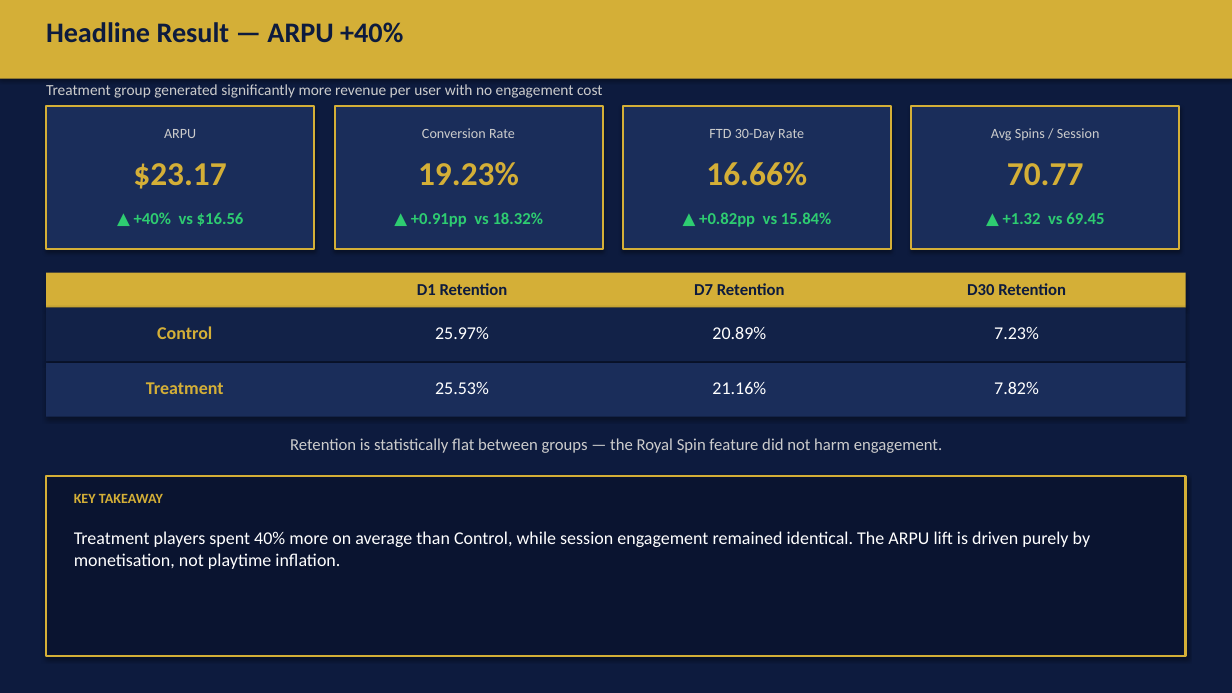
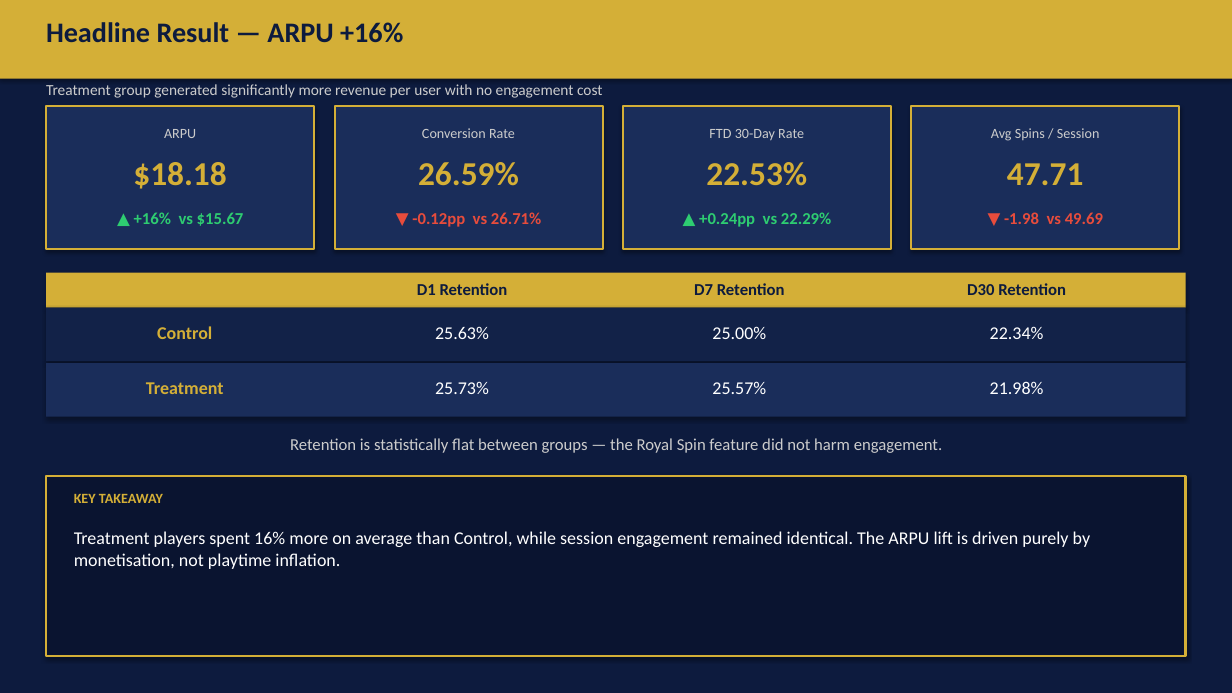
Before and after one commit to DannyEzersky/royal-flush-casino, a slide deck: slide 4 of exports/royal_spin_ab_test.pptx. Drawn at 1232x693 pixels with LibreOffice and Linux fonts; fonts in the diff are those of the drawing. Boxes give left, top, right and bottom in pixels: in the first picture for what was removed or moved away, otherwise in the second. Text is boxed around its words. In the diff, an @@ line names an element or a change of style, - is before the commit and + after.

```diff
--- a/exports/royal_spin_ab_test.pptx
+++ b/exports/royal_spin_ab_test.pptx
@@ text at <box>46,22,403,43</box>: text changed @@
-Headline Result — ARPU +40%
+Headline Result — ARPU +16%
@@ text at <box>133,162,226,189</box>: text changed @@
-$23.17
+$18.18
@@ text at <box>418,162,519,186</box>: text changed @@
-19.23%
+26.59%
@@ text at <box>706,162,807,186</box>: text changed @@
-16.66%
+22.53%
@@ text at <box>1007,163,1084,185</box>: text changed @@
-70.77
+47.71
@@ text at <box>134,212,244,226</box>: text changed @@
-▲ +40% vs $16.56
+▲ +16% vs $15.67
@@ text at <box>412,212,541,227</box>: text changed; text colour #2ECC71 to #E74C3C @@
-▲ +0.91pp vs 18.32%
+▼ -0.12pp vs 26.71%
@@ text at <box>699,212,831,227</box>: text changed @@
-▲ +0.82pp vs 15.84%
+▲ +0.24pp vs 22.29%
@@ text at <box>1004,212,1103,224</box>: text changed; text colour #2ECC71 to #E74C3C @@
-▲ +1.32 vs 69.45
+▼ -1.98 vs 49.69
@@ text at <box>435,326,489,339</box>: text changed @@
-25.97%
+25.63%
@@ text at <box>712,326,766,339</box>: text changed @@
-20.89%
+25.00%
@@ text at <box>990,326,1044,339</box>: text changed @@
-7.23%
+22.34%
@@ text at <box>435,381,489,394</box>: text changed @@
-25.53%
+25.73%
@@ text at <box>712,381,766,394</box>: text changed @@
-21.16%
+25.57%
@@ text at <box>990,381,1044,394</box>: text changed @@
-7.82%
+21.98%
@@ text at <box>74,531,1091,569</box>: text changed @@
-Treatment players spent 40% more on average than Control, while session engagement remained identical. The ARPU lift is driven purely by monetisation, not playtime inflation.
+Treatment players spent 16% more on average than Control, while session engagement remained identical. The ARPU lift is driven purely by monetisation, not playtime inflation.
```
Also in this commit, not shown: 7 other slides changed, 9 other files.
